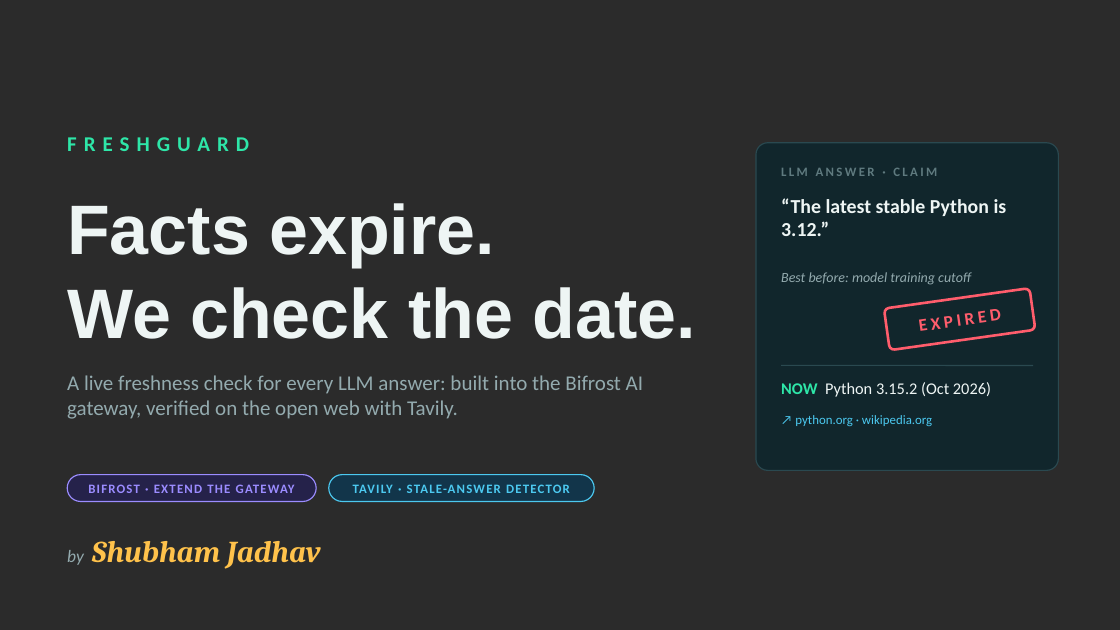
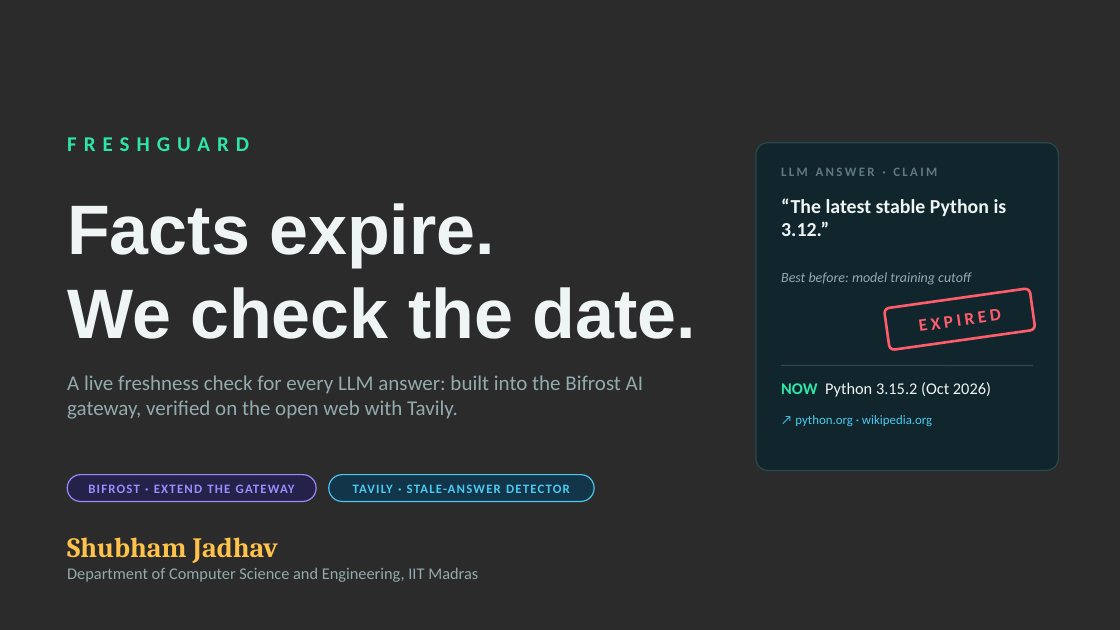
Before and after one commit to shubham-jadhav-FiatLux/freshguard, a slide deck: slide 1 of docs/FreshGuard_Pitch.pptx. Drawn at 1120x630 pixels with LibreOffice and Linux fonts; fonts in the diff are those of the drawing; background and template pictures are left out; a plain dark background stands for a picture behind light text. Boxes give left, top, right and bottom in pixels: in the first picture for what was removed or moved away, otherwise in the second. Text is boxed around its words. In the diff, an @@ line names an element or a change of style, - is before the commit and + after.

```diff
--- a/docs/FreshGuard_Pitch.pptx
+++ b/docs/FreshGuard_Pitch.pptx
@@ text at [67,537,478,582]: text changed; size 26 to 14 pt; font Cambria to Calibri; text colour #FFC24B to #93AAAE; bold off; italic off @@
-by Shubham Jadhav
+Shubham Jadhav
+Department of Computer Science and Engineering, IIT Madras
```
Also in this commit, not shown: 1 other slide changed, 2 other files.
